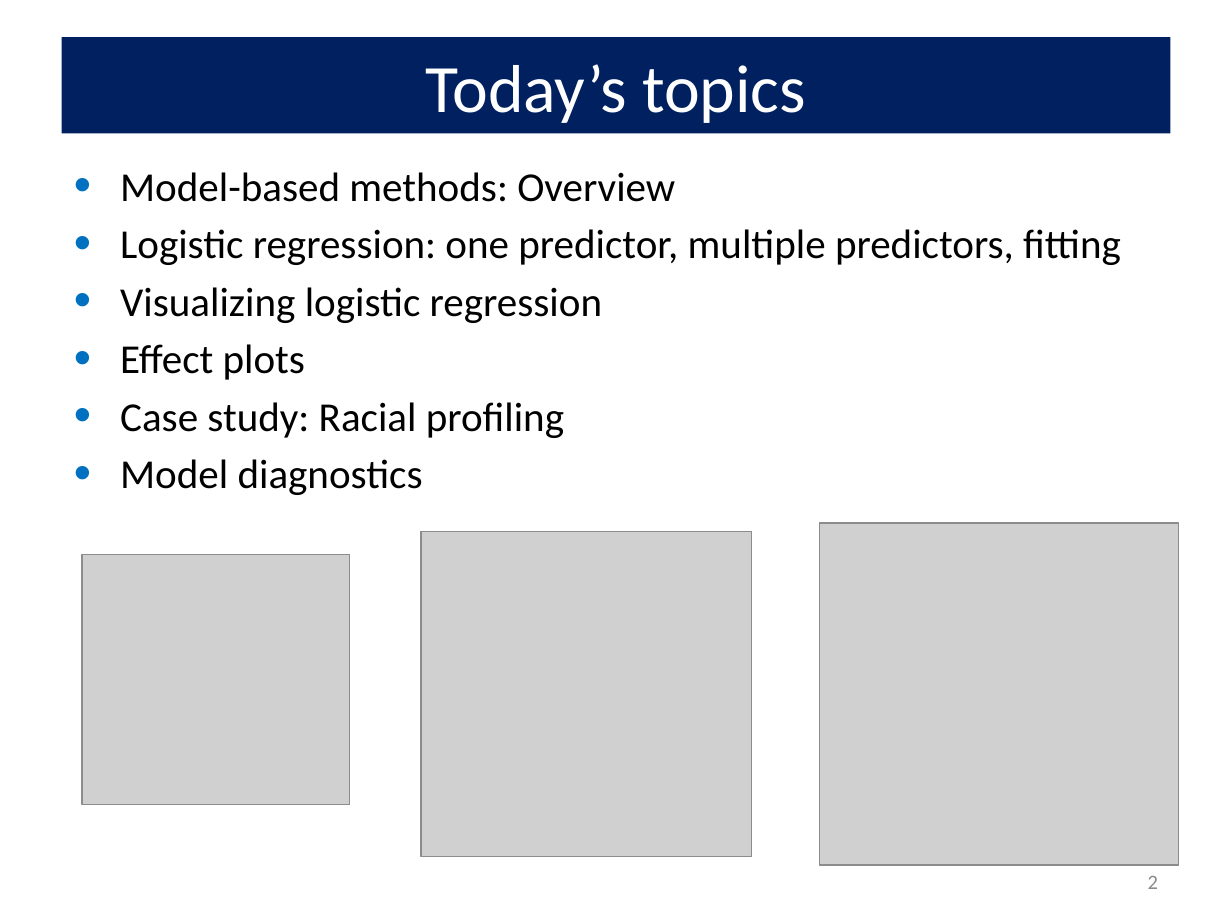
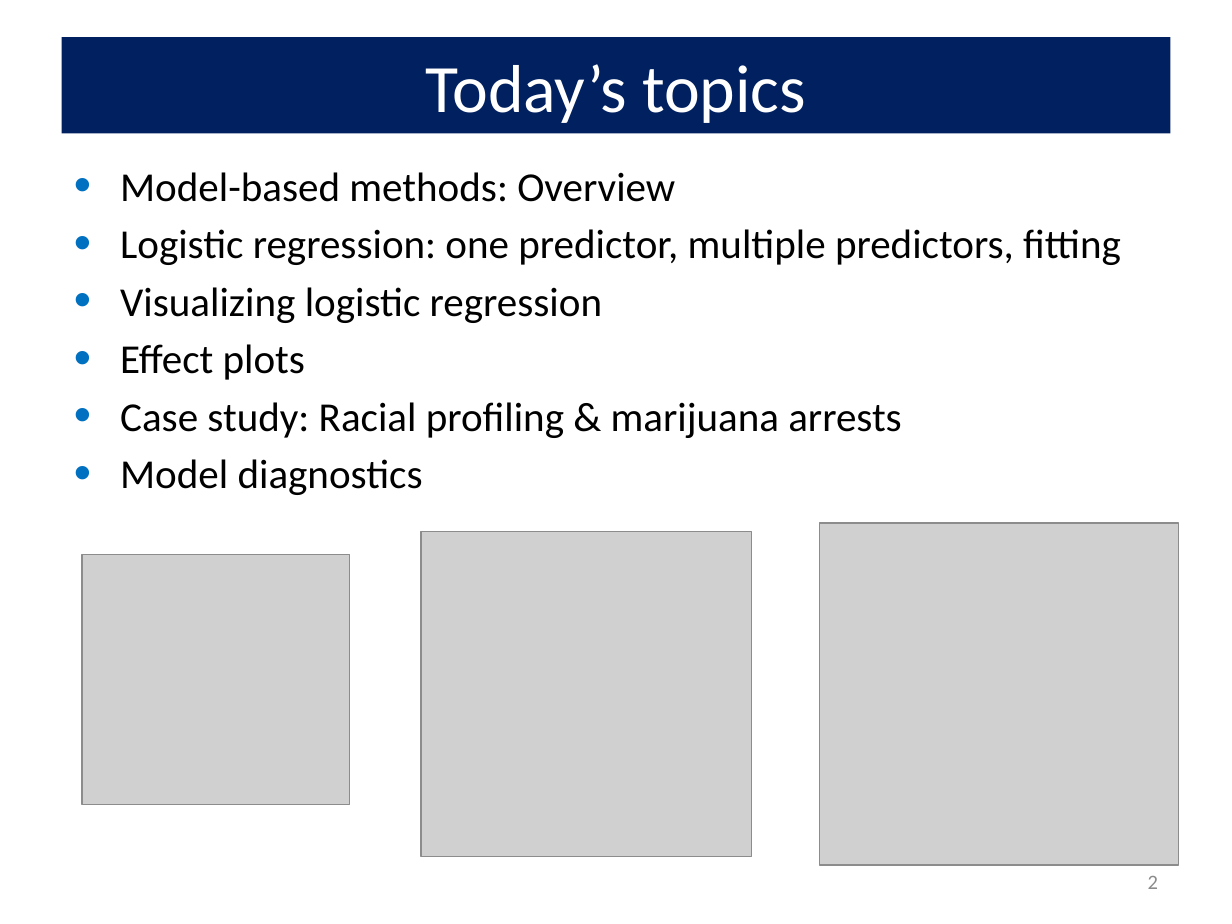
Before and after one commit to friendly/psy6136, a slide deck: slide 2 of lectures/06-Logistic.pptx. Drawn at 1232x924 pixels with LibreOffice and Linux fonts; fonts in the diff are those of the drawing; grey boxes stand for pictures. Boxes give left, top, right and bottom in pixels: in the first picture for what was removed or moved away, otherwise in the second. Text is boxed around its words. In the diff, an @@ line names an element or a change of style, - is before the commit and + after.

```diff
--- a/lectures/06-Logistic.pptx
+++ b/lectures/06-Logistic.pptx
@@ text at (120, 402, 901, 438): text changed @@
-• Case study: Racial profiling
+• Case study: Racial profiling & marijuana arrests
```
Also in this commit, not shown: 3 other slides changed, 1 slide added, 58 other files.
